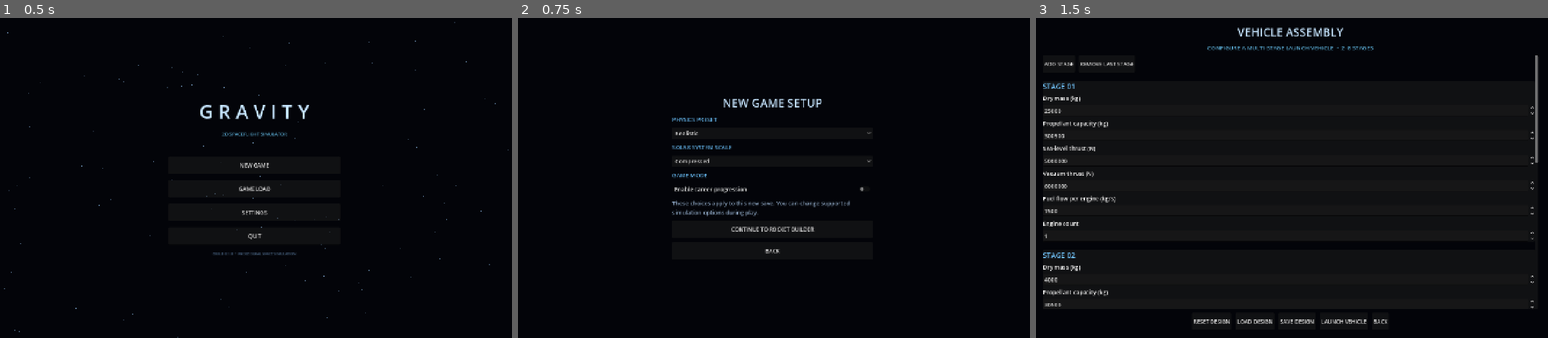
Above: before the commit, frames 1-3 (left to right).
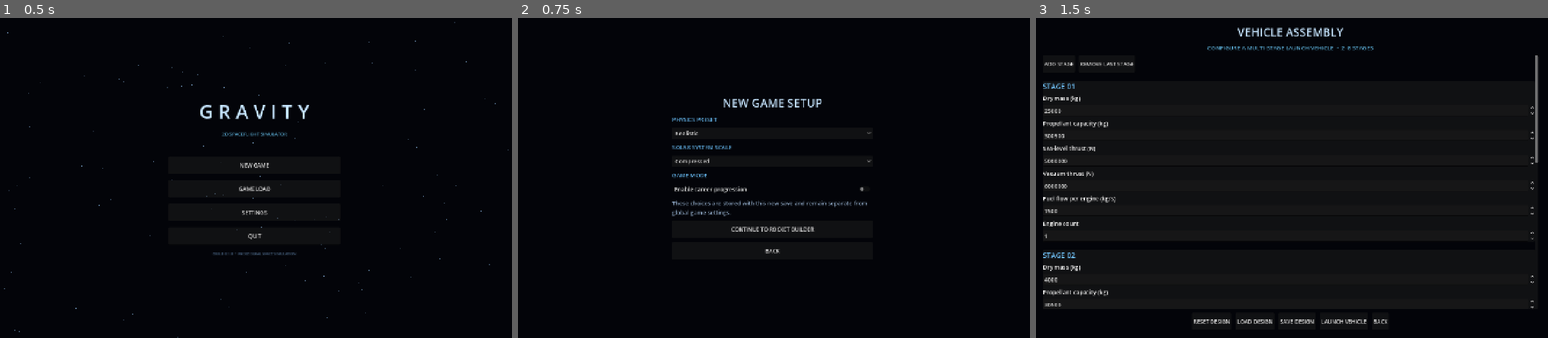
Above: after the commit, the same moments.

Repository: Blagos1195/Gravity-simulator
Game: Godot game, scene res://scenes/main.tscn
Same seed, same stepped clock (60 frames per second), same inputs: the game is played once before the commit and once after it.
Inputs:
- Up to frame 1 (0.5 s): no input
- Up to frame 2 (0.75 s): click "NEW GAME" at 0.5 s
- Up to frame 3 (1.5 s): click "CONTINUE TO ROCKET BUILDER" at 1.25 s

Frame 1 is identical in both runs. In frame 2, 0.4% of the frame differs, in the area x 30-69%, y 56-62%; in frame 3, nothing differs.

Commit message:
Clarify per-save simulation setup

Diff:
--- a/Gravity/scripts/main.gd
+++ b/Gravity/scripts/main.gd
@@ -433,7 +433,7 @@
 	career.toggled.connect(func(value: bool): career_enabled = value)
 	root.add_child(career)
 	var note := Label.new()
-	note.text = "These choices apply to this new save. You can change supported simulation options during play."
+	note.text = "These choices are stored with this new save and remain separate from global game settings."
 	note.autowrap_mode = TextServer.AUTOWRAP_WORD_SMART
 	note.add_theme_color_override("font_color", Color(0.58, 0.68, 0.8))
 	root.add_child(note)
